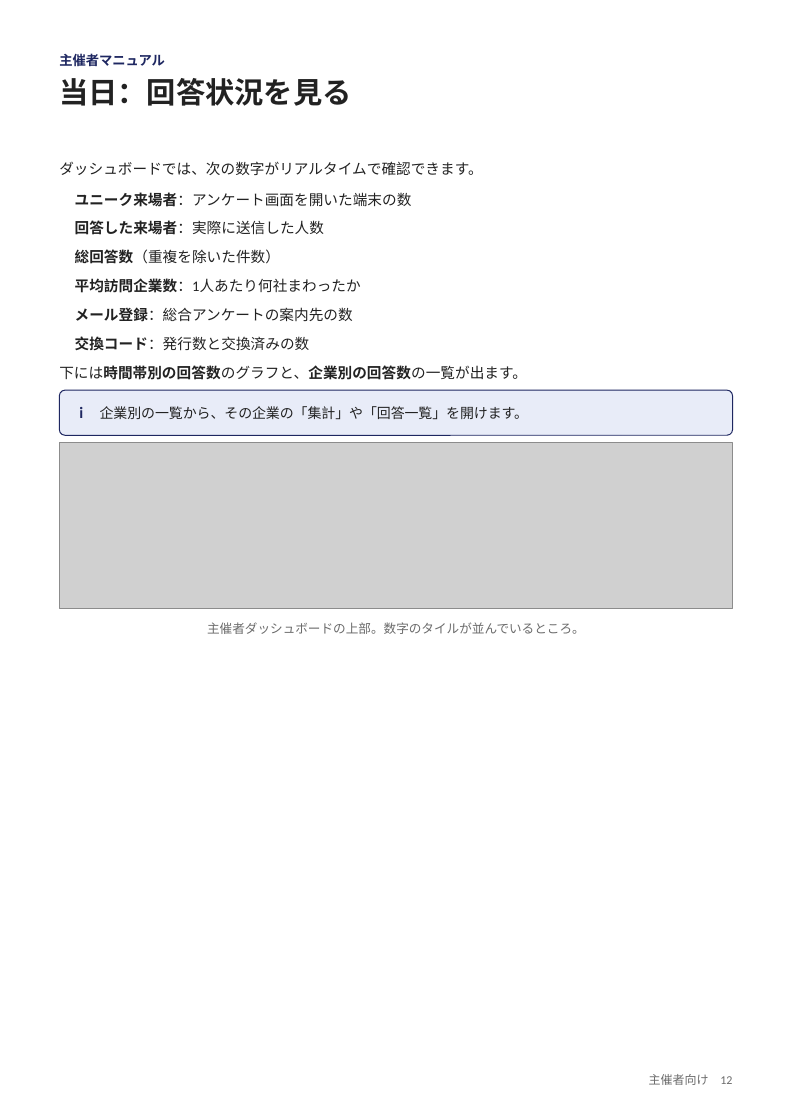
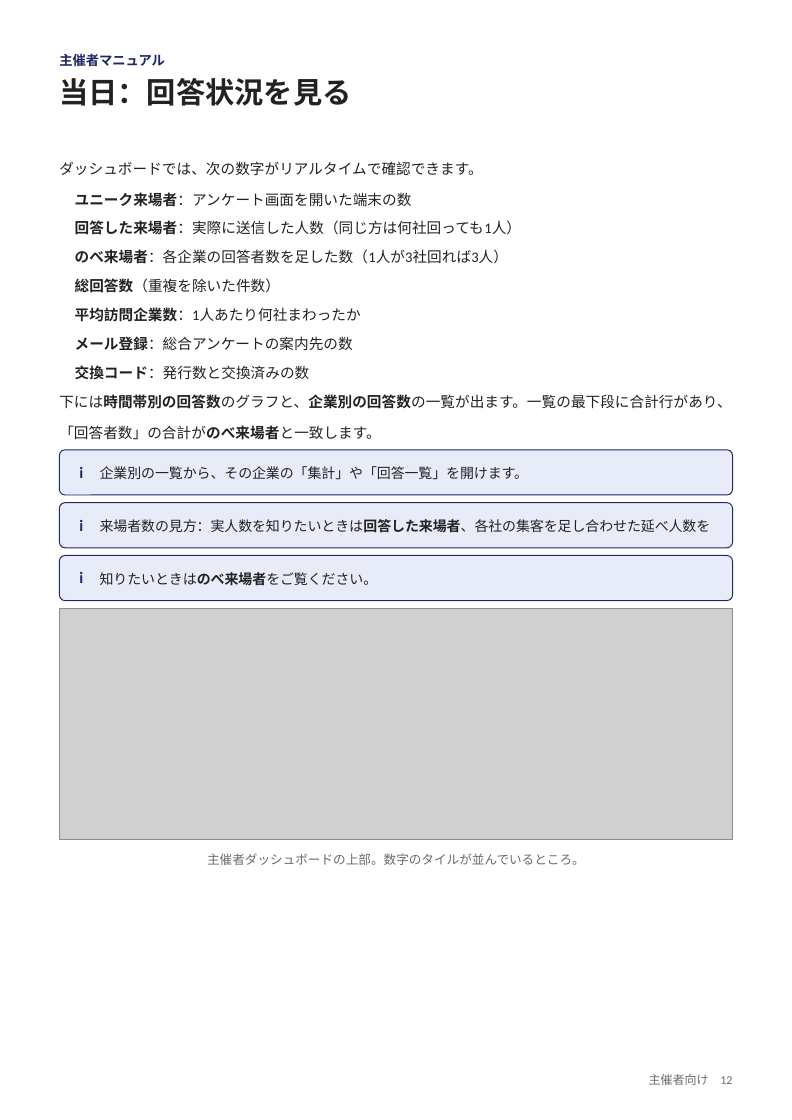
Before and after one commit to nisplus/enque, a slide deck: slide 12 of docs/manual-organizer.pptx. Drawn at 792x1120 pixels with LibreOffice and Linux fonts; fonts in the diff are those of the drawing; grey boxes stand for pictures. Boxes give left, top, right and bottom in pixels: in the first picture for what was removed or moved away, otherwise in the second. Text is boxed around its words. In the diff, an @@ line names an element or a change of style, - is before the commit and + after.

```diff
--- a/docs/manual-organizer.pptx
+++ b/docs/manual-organizer.pptx
@@ text at (75,220,521,235): text changed @@
-● 回答した来場者：実際に送信した人数
+● 回答した来場者：実際に送信した人数（同じ方は何社回っても1人）
@@ text added at (75,249,508,264), 11 pt, text #222222 @@
+● のべ来場者：各企業の回答者数を足した数（1人が3社回れば3人）
@@ 4 texts: place and size @@
-4 texts at (75,249,361,351)
+4 texts at (75,278,361,380)
@@ text at (59,394,731,409): text changed @@
-下には時間帯別の回答数のグラフと、企業別の回答数の一覧が出ます。
+下には時間帯別の回答数のグラフと、企業別の回答数の一覧が出ます。一覧の最下段に合計行があり、
@@ picture removed at (59,442,733,608) @@
@@ text added at (59,425,380,440), 11 pt, text #222222 @@
+「回答者数」の合計がのべ来場者と一致します。
@@ 2 texts, 1 rounded rectangle: place and size @@
-2 texts, 1 rounded rectangle at (59,390,733,435)
+2 texts, 1 rounded rectangle at (59,450,733,495)
@@ rounded rectangle added at (59,503,733,548), fill #E8ECF8, outline #1E2761 0.75 pt @@
@@ text added at (79,520,83,531), 12 pt, text #1E2761, bold @@
+i
@@ text added at (100,519,711,533), 10.5 pt, text #222222 @@
+来場者数の見方：実人数を知りたいときは回答した来場者、各社の集客を足し合わせた延べ人数を
@@ rounded rectangle added at (59,555,733,600), fill #E8ECF8, outline #1E2761 0.75 pt @@
@@ text added at (79,572,83,583), 12 pt, text #1E2761, bold @@
+i
@@ text added at (100,572,378,586), 10.5 pt, text #222222 @@
+知りたいときはのべ来場者をご覧ください。
@@ picture added at (59,608,733,839) @@
@@ text "主催者ダッシュボードの上部。数字のタイルが並んでいるところ。": place and size @@
-text "主催者ダッシュボードの上部。数字のタイルが並んでいるところ。" at (207,622,585,634)
+text "主催者ダッシュボードの上部。数字のタイルが並んでいるところ。" at (207,853,585,865)
```
Also in this commit, not shown: 7 other files.
